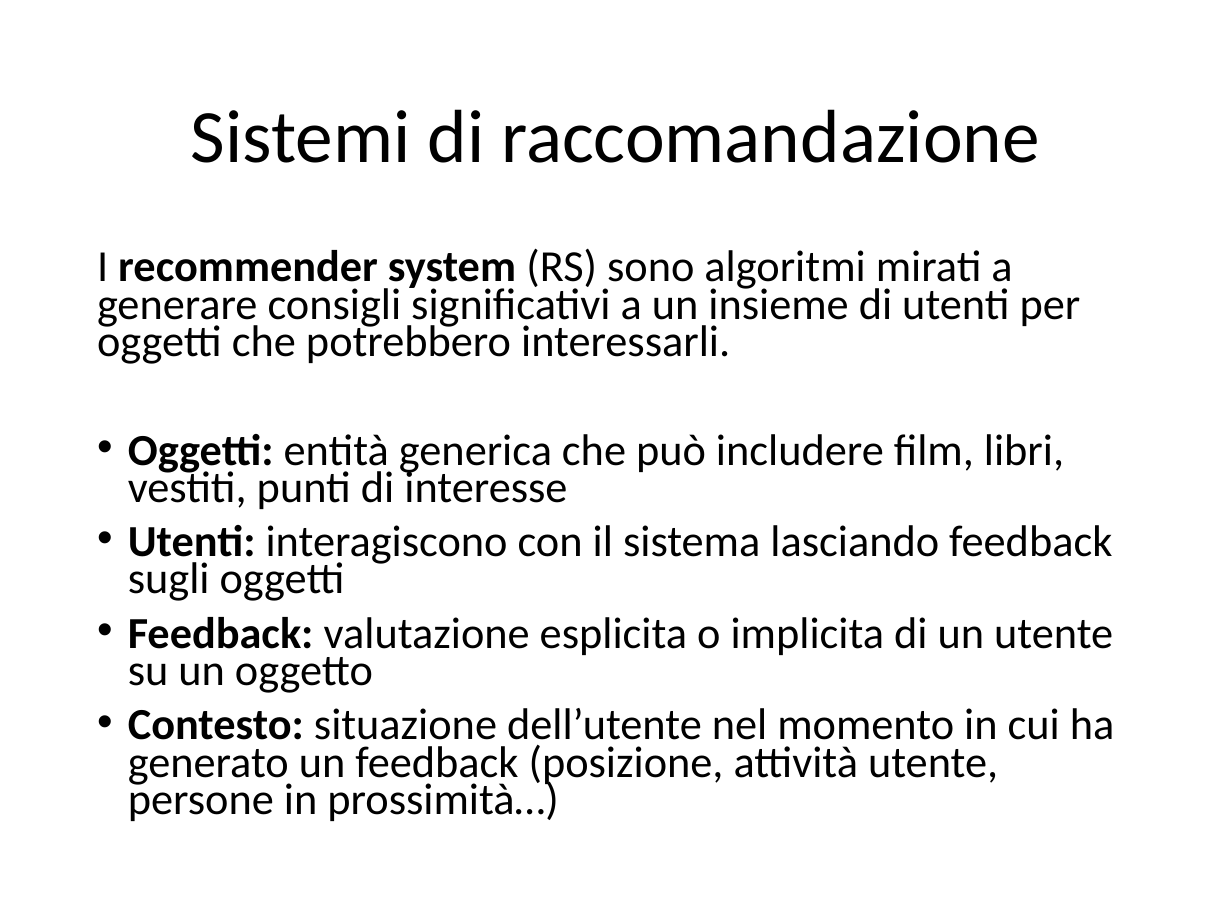
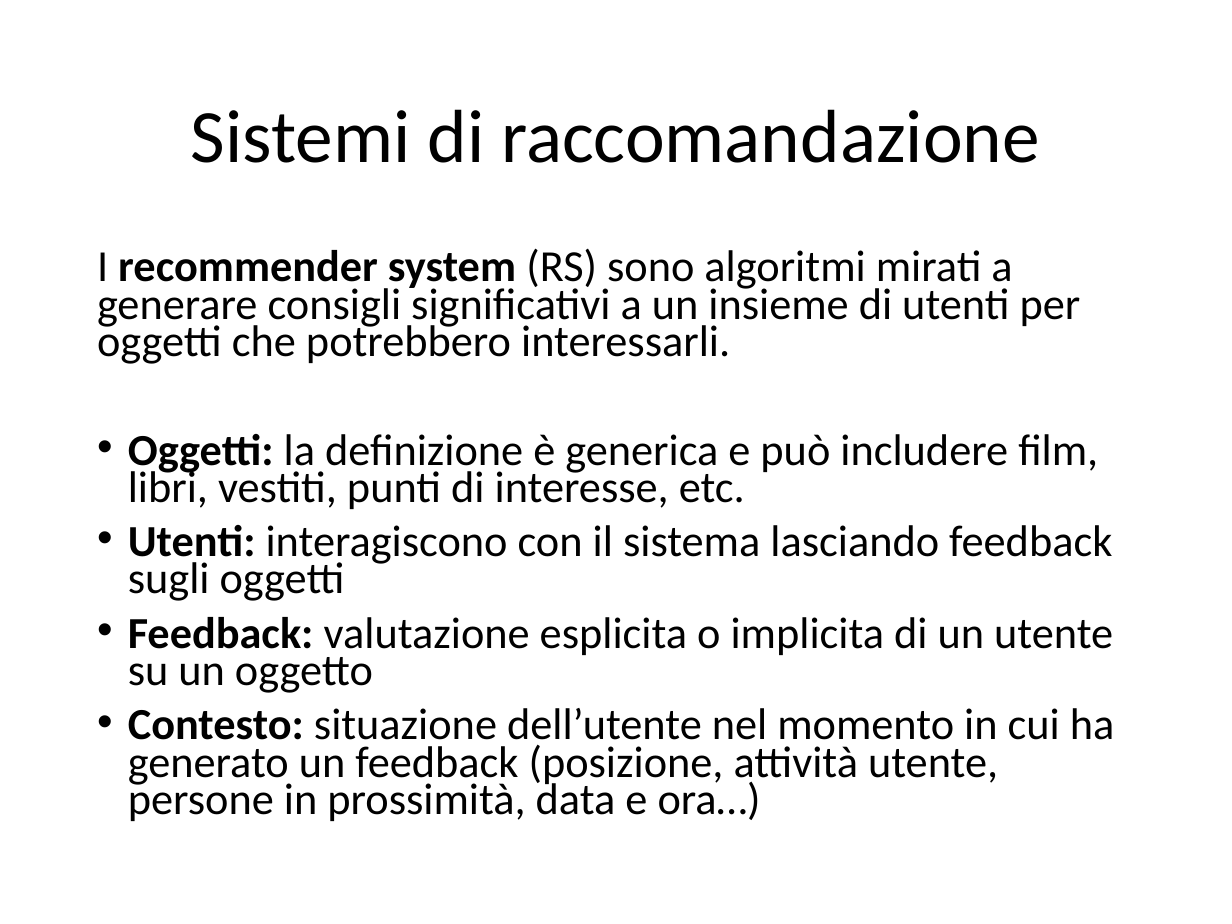
Before and after one commit to CriptHunter/tesi, a slide deck: slide 2 of presentazione/presentazione.pptx. Drawn at 1232x924 pixels with LibreOffice and Linux fonts; fonts in the diff are those of the drawing. Boxes give left, top, right and bottom in pixels: in the first picture for what was removed or moved away, otherwise in the second. Text is boxed around its words. In the diff, an @@ line names an element or a change of style, - is before the commit and + after.

```diff
--- a/presentazione/presentazione.pptx
+++ b/presentazione/presentazione.pptx
@@ text at <box>128,434,1098,509</box>: text changed @@
-• Oggetti: entità generica che può includere film, libri, vestiti, punti di interesse
+• Oggetti: la definizione è generica e può includere film, libri, vestiti, punti di interesse, etc.
@@ text at <box>128,708,1115,821</box>: text changed @@
-• Contesto: situazione dell’utente nel momento in cui ha generato un feedback (posizione, attività utente, persone in prossimità…)
+• Contesto: situazione dell’utente nel momento in cui ha generato un feedback (posizione, attività utente, persone in prossimità, data e ora…)
```
Also in this commit, not shown: 3 other slides changed.
